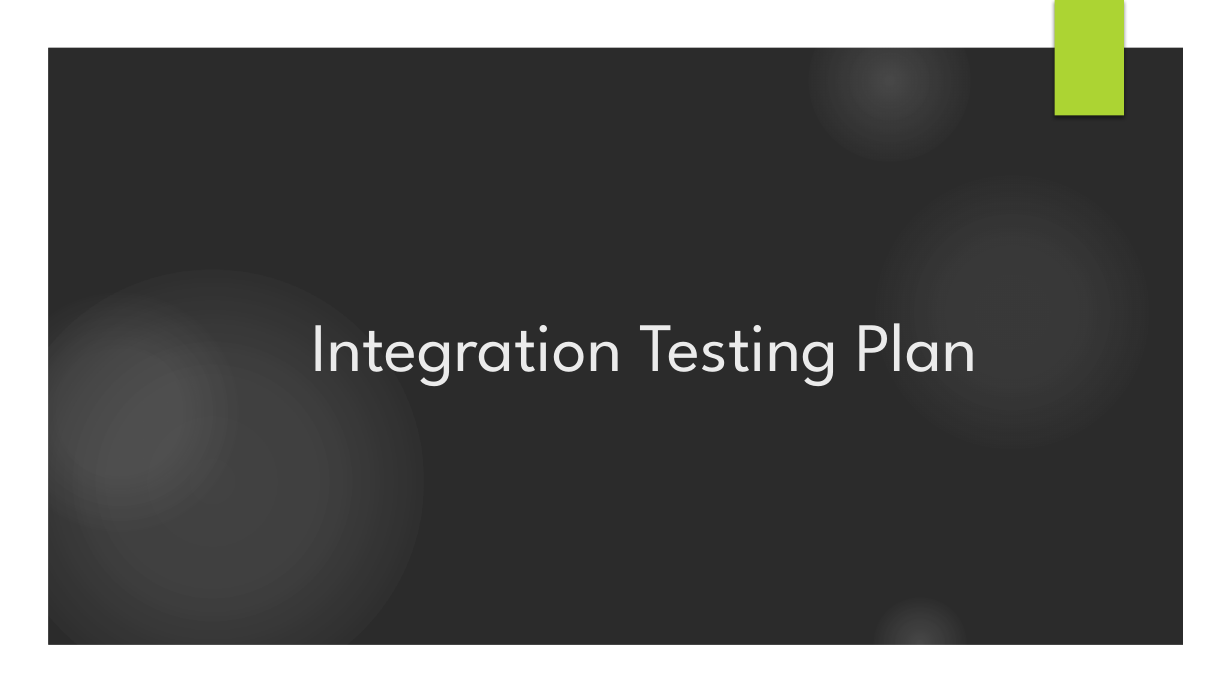
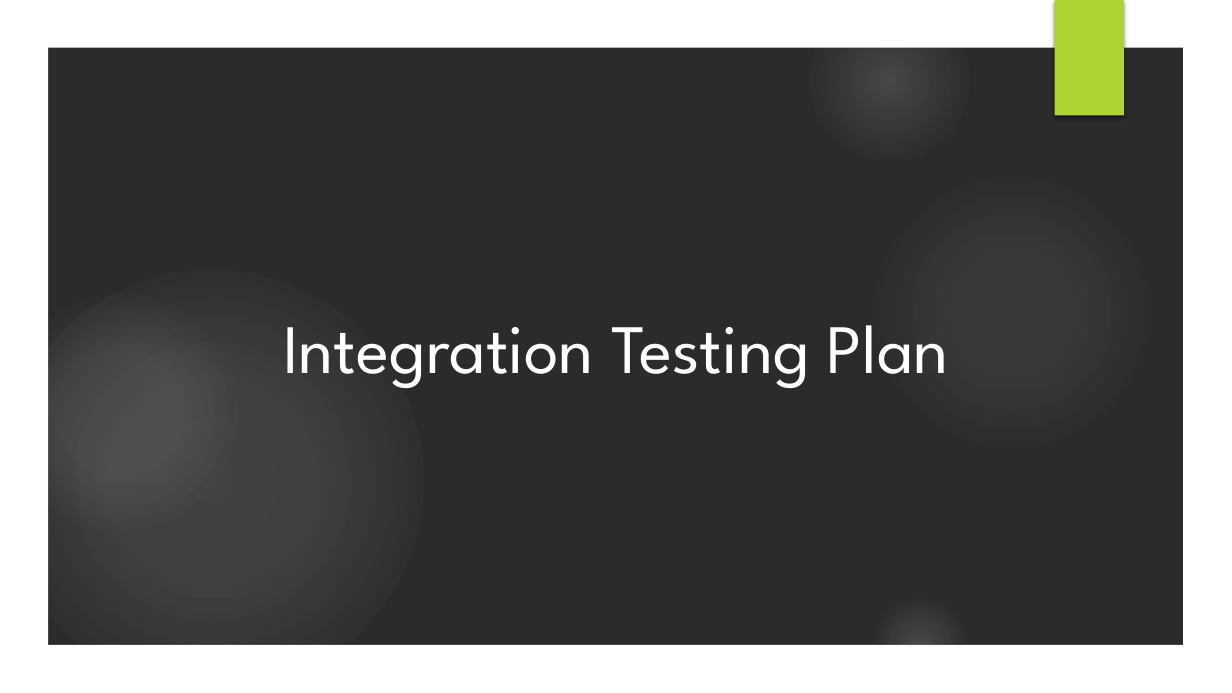
Before and after one commit to Maiux92/ingsw2project, a slide deck: slide 41 of Slides/Project Presentation.pptx. Drawn at 1232x693 pixels with LibreOffice and Linux fonts; fonts in the diff are those of the drawing; background and template pictures are left out; a plain dark background stands for a picture behind light text. Boxes give left, top, right and bottom in pixels: in the first picture for what was removed or moved away, otherwise in the second. Text is boxed around its words. In the diff, an @@ line names an element or a change of style, - is before the commit and + after.

```diff
--- a/Slides/Project Presentation.pptx
+++ b/Slides/Project Presentation.pptx
@@ title "Integration Testing Plan": place and size @@
-title "Integration Testing Plan" at box(311, 323, 977, 386)
+title "Integration Testing Plan" at box(283, 325, 949, 388)
@@ title "Integration Testing Plan" at box(283, 325, 949, 388): text colour #EBEBEB to #FFFFFF; vertical alignment bottom to middle @@
```
Also in this commit, not shown: 54 other slides changed, 3 slides added, 3 slides removed, 2 other files.
